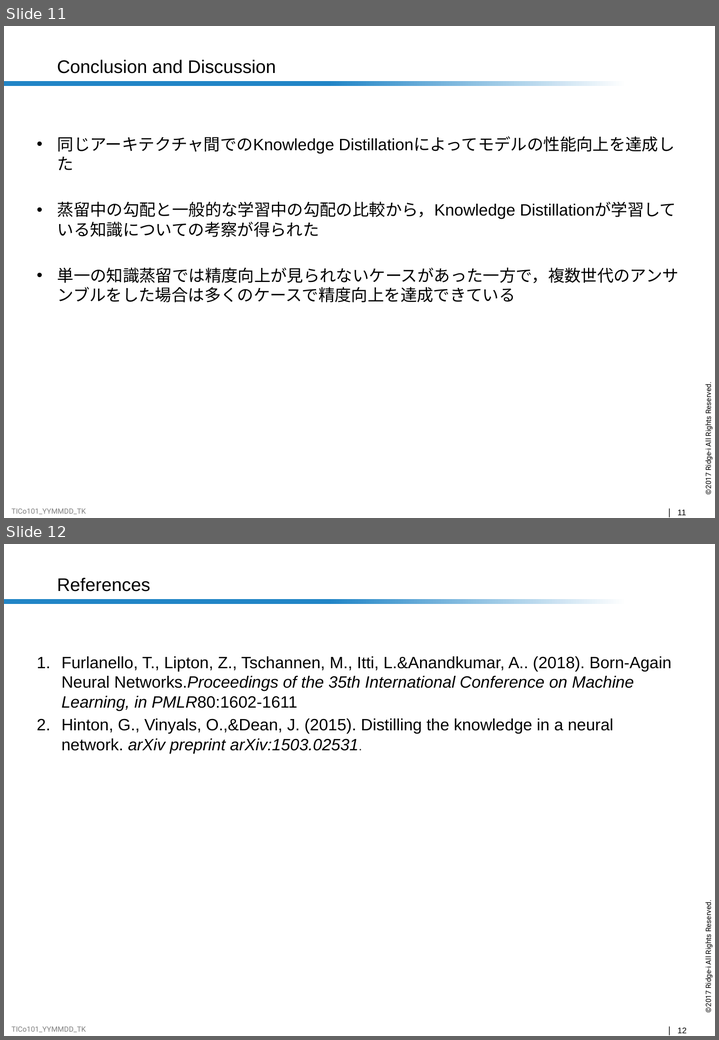
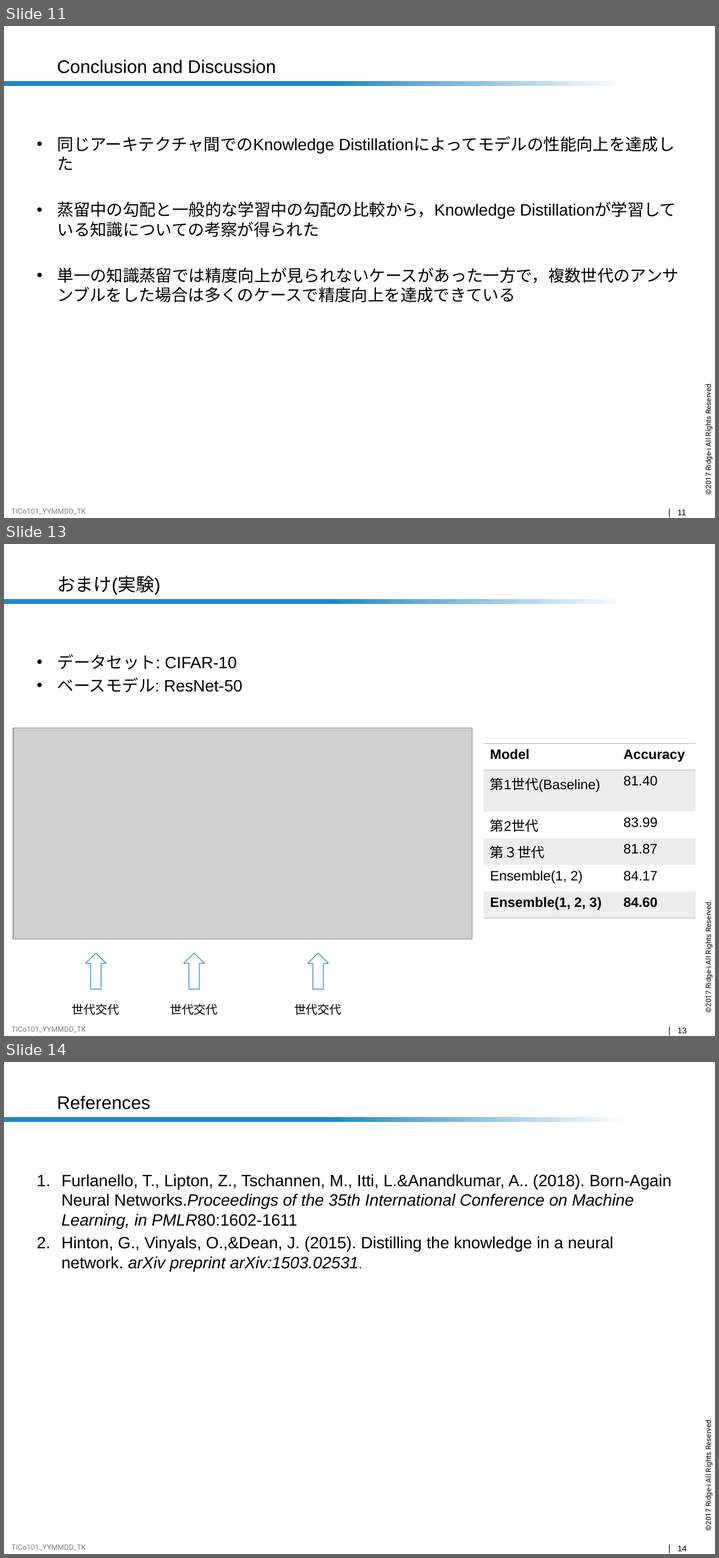
Before and after one commit to nocotan/slides, a slide deck: ban.pptx. Shown one above the other, each under a label of ours: slides 11 and 12 before the commit, slides 11, 13 and 14 after it; the slides between them are not shown. The pictures are 719x1040 and 719x1558 pixels, drawn with LibreOffice and Linux fonts; fonts in the diff are those of the drawing; grey boxes stand for pictures; background and template pictures are left out. Boxes give left, top, right and bottom in pixels: in the first picture for what was removed or moved away, otherwise in the second. Text is boxed around its words. In the diff, an @@ line names an element or a change of style, - is before the commit and + after.

```diff
--- a/ban.pptx
+++ b/ban.pptx
@@ slide 13 added at box(4, 544, 715, 1036), background #FFFFFF; not listed: 5 template elements that a slide beside it also shows @@
@@ title added at box(57, 575, 161, 595), 20 pt, text #000000 @@
+おまけ(実験)
@@ text added at box(57, 654, 242, 692), 18 pt, text #000000 @@
+• データセット: CIFAR-10
+• ベースモデル: ResNet-50
@@ picture added at box(13, 728, 472, 940) @@
@@ table added at box(484, 743, 696, 912), 6 rows, 2 columns @@
+Model | Accuracy
+第1世代(Baseline) | 81.40
+第2世代 | 83.99
+第３世代 | 81.87
+Ensemble(1, 2) | 84.17
+Ensemble(1, 2, 3) | 84.60
@@ up arrow added at box(86, 953, 106, 990), outline #2185C6 0.75 pt @@
@@ up arrow added at box(184, 953, 204, 990), outline #2185C6 0.75 pt @@
@@ up arrow added at box(308, 953, 328, 990), outline #2185C6 0.75 pt @@
@@ text added at box(72, 1004, 120, 1015), 13 pt, text #000000 @@
+世代交代
@@ text added at box(170, 1004, 218, 1015), 13 pt, text #000000 @@
+世代交代
@@ text added at box(294, 1004, 342, 1015), 13 pt, text #000000 @@
+世代交代
@@ what was slide 12 is now slide 14 @@
@@ page number at box(677, 1545, 687, 1551): text changed @@
-12
+14
```
Also in this commit, not shown: 1 other slide added, 1 other file.
